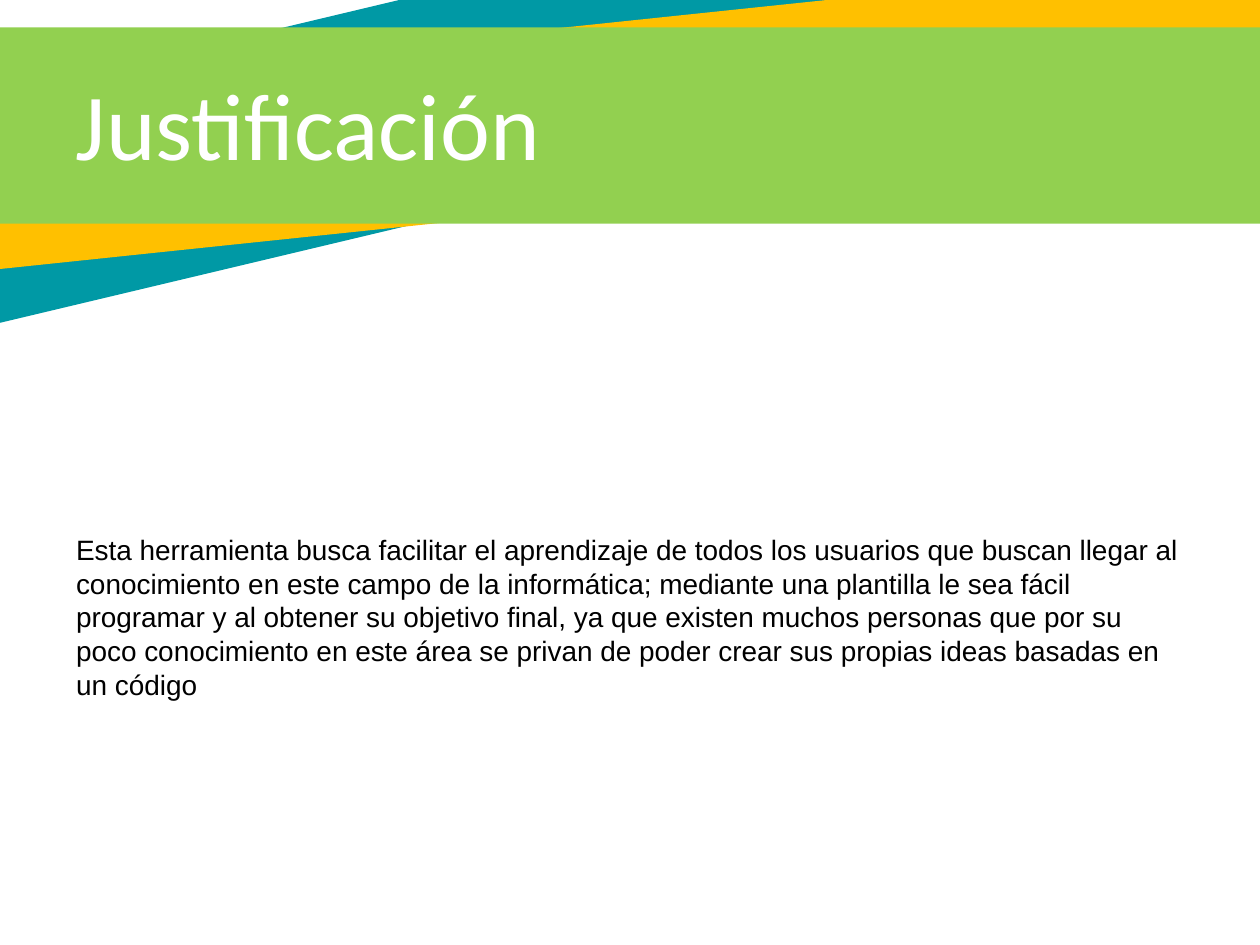
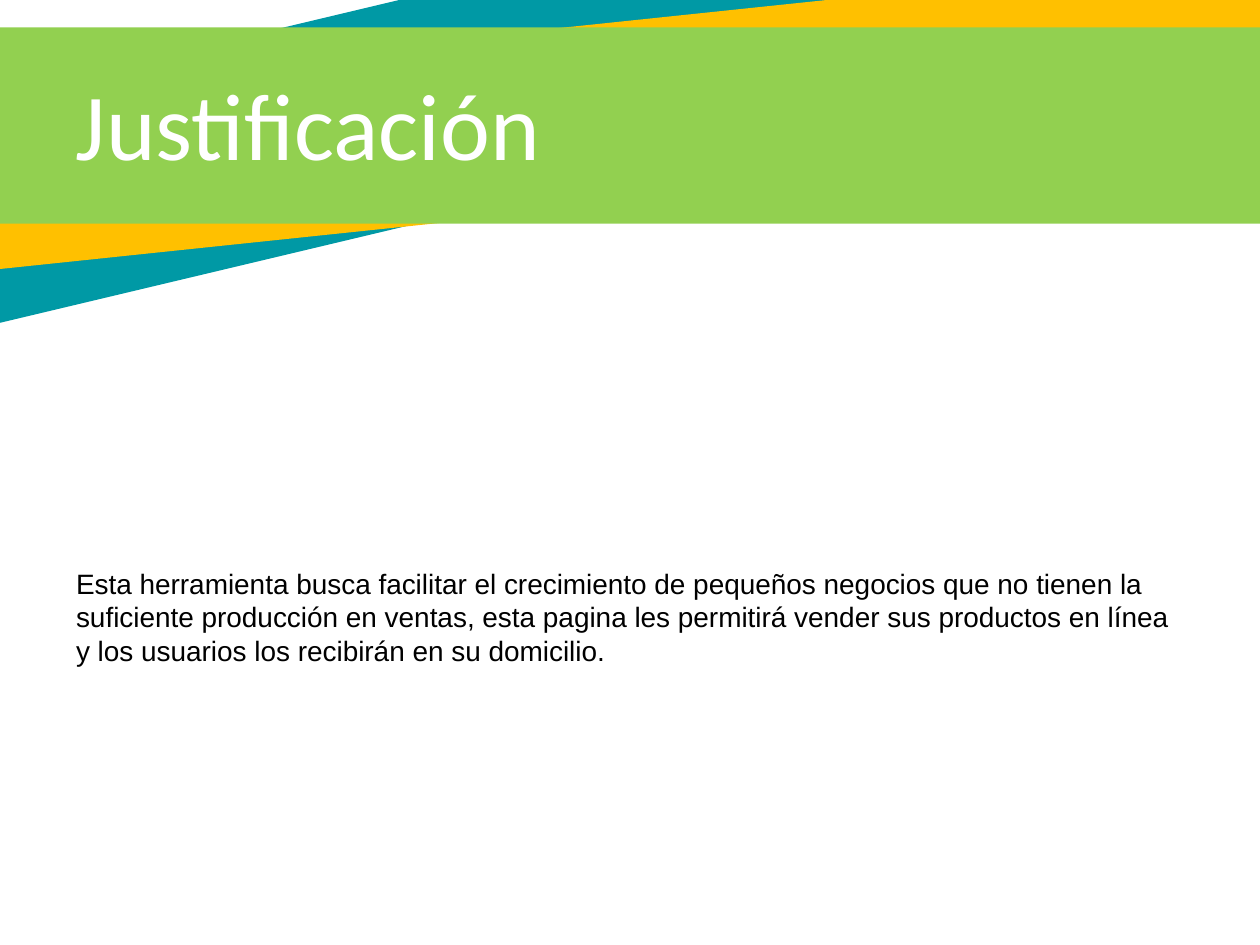
Before and after one commit to Meer2000/MMJK, a slide deck: slide 11 of Plantila-Presentacion-SENA___ (3).pptx. Drawn at 1260x945 pixels with LibreOffice and Linux fonts; fonts in the diff are those of the drawing. Boxes give left, top, right and bottom in pixels: in the first picture for what was removed or moved away, otherwise in the second. Text is boxed around its words. In the diff, an @@ line names an element or a change of style, - is before the commit and + after.

```diff
--- a/Plantila-Presentacion-SENA___ (3).pptx
+++ b/Plantila-Presentacion-SENA___ (3).pptx
@@ text at [76,573,1169,666]: text changed @@
-Esta herramienta busca facilitar el aprendizaje de todos los usuarios que buscan llegar al conocimiento en este campo de la informática; mediante una plantilla le sea fácil programar y al obtener su objetivo final, ya que existen muchos personas que por su poco conocimiento en este área se privan de poder crear sus propias ideas basadas en un código
+Esta herramienta busca facilitar el crecimiento de pequeños negocios que no tienen la suficiente producción en ventas, esta pagina les permitirá vender sus productos en línea y los usuarios los recibirán en su domicilio.
```
Also in this commit, not shown: 2 other slides changed, 1 other file.
